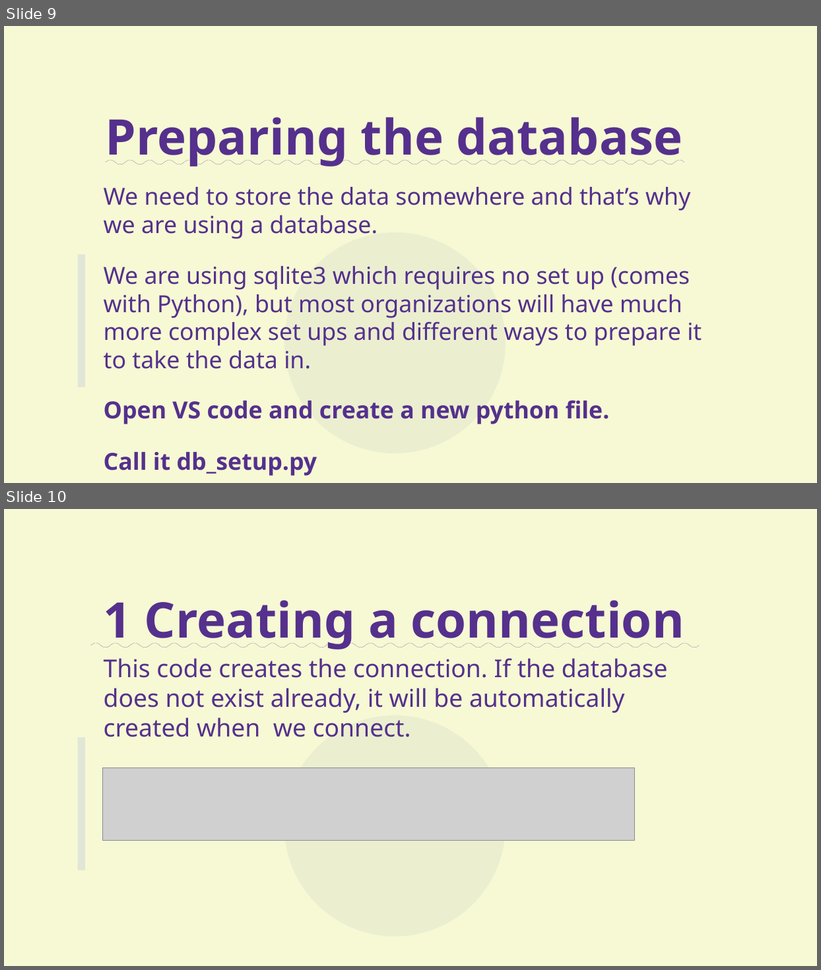
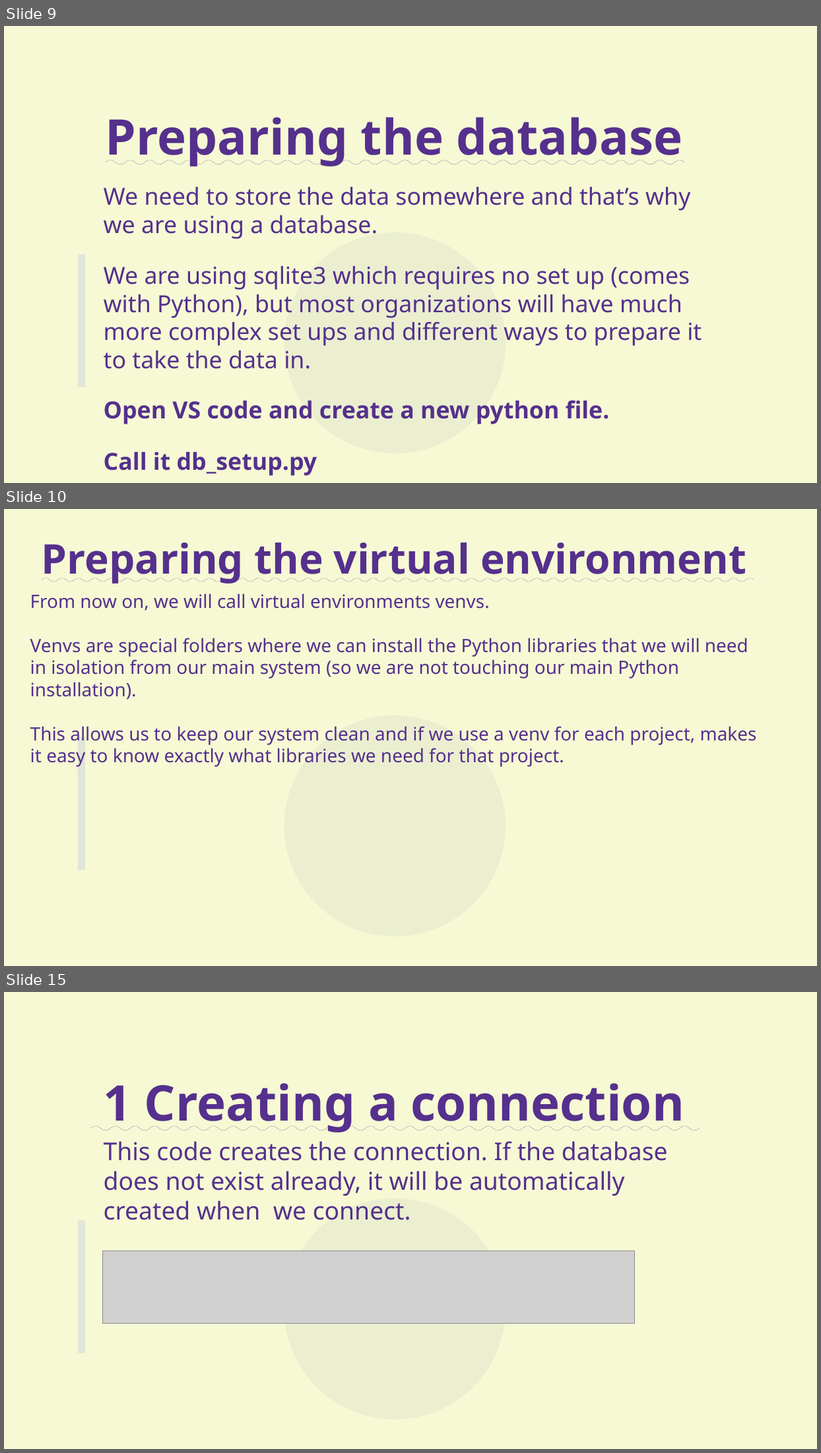
Before and after one commit to aram-de/aas_workshop_pub, a slide deck: presentation_KhanRev.odp. Shown one above the other, each under a label of ours: slides 9 and 10 before the commit, slides 9, 10 and 15 after it; the slides between them are not shown. The pictures are 821x970 and 821x1453 pixels, drawn with LibreOffice and Linux fonts; fonts in the diff are those of the drawing; grey boxes stand for pictures. Boxes give left, top, right and bottom in pixels: in the first picture for what was removed or moved away, otherwise in the second. Text is boxed around its words. In the diff, an @@ line names an element or a change of style, - is before the commit and + after.

Commit message:
added venv slides

```diff
--- a/presentation_KhanRev.odp
+++ b/presentation_KhanRev.odp
@@ slide 10 added at [4,509,817,966], background #F6F9D4; not listed: 1 template element that a slide beside it also shows @@
@@ title added at [42,543,746,584], 40 pt, text #55308D, bold, underline @@
+Preparing the virtual environment
@@ title added at [30,593,757,767], 18 pt, text #55308D @@
+From now on, we will call virtual environments venvs.
+Venvs are special folders where we can install the Python libraries that we will need in isolation from our main system (so we are not touching our main Python installation).
+This allows us to keep our system clean and if we use a venv for each project, makes it easy to know exactly what libraries we need for that project.
@@ rectangle added at [78,738,85,871], fill #CED4DA at 50% opacity @@
@@ what was slide 10 is now slide 15 @@
```
Also in this commit, not shown: 2 slides changed, 4 other slides added, 1 slide removed.
